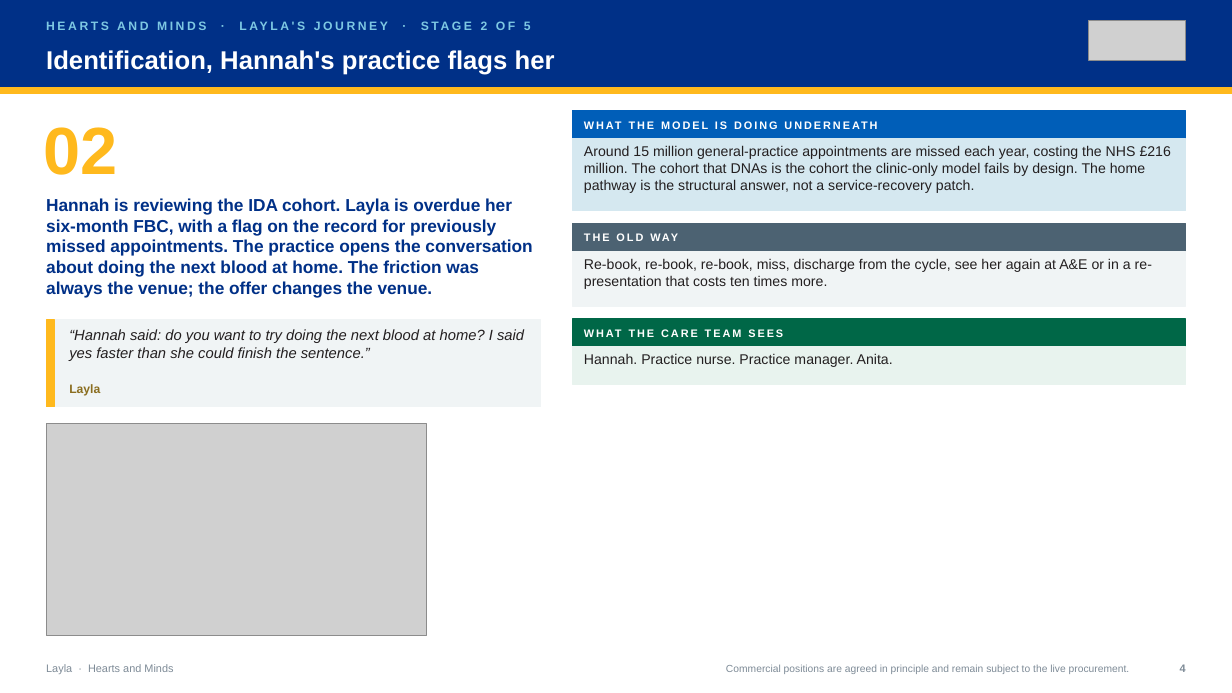
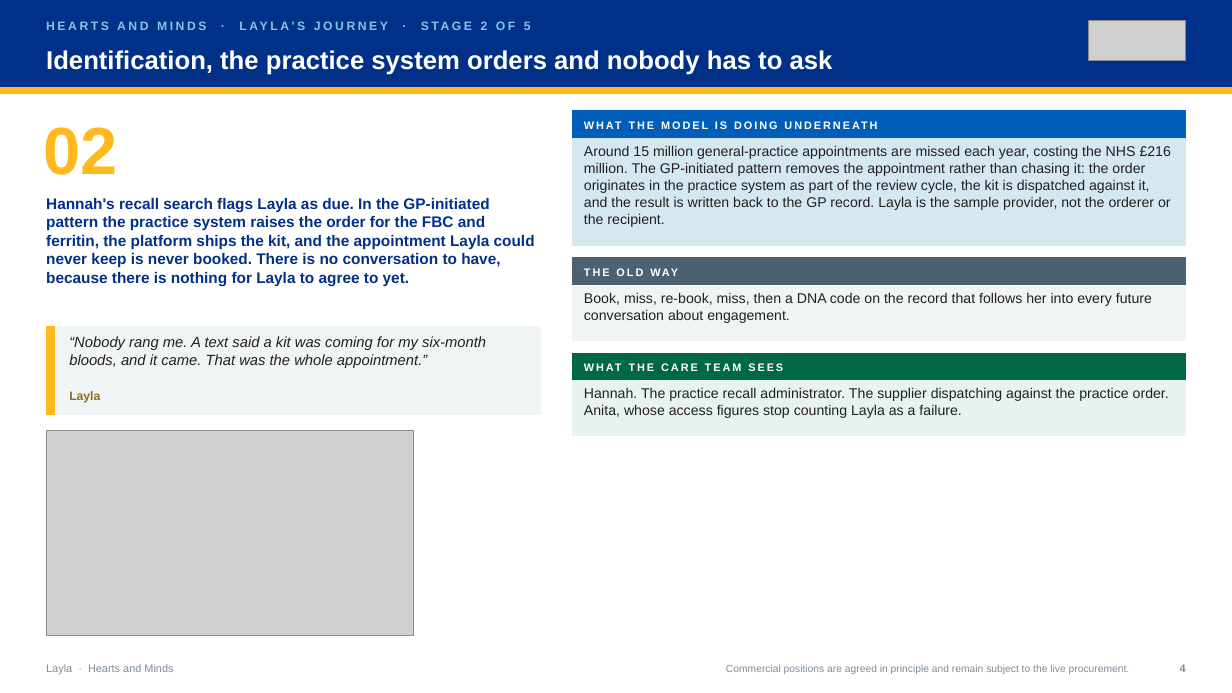
Before and after one commit to ScottEason1967/dtx-ecosystem, a slide deck: slide 4 of hearts-and-minds/journey-decks/hm-journey-layla-v1.pptx. Drawn at 1232x693 pixels with LibreOffice and Linux fonts; fonts in the diff are those of the drawing; grey boxes stand for pictures. Boxes give left, top, right and bottom in pixels: in the first picture for what was removed or moved away, otherwise in the second. Text is boxed around its words. In the diff, an @@ line names an element or a change of style, - is before the commit and + after.

```diff
--- a/hearts-and-minds/journey-decks/hm-journey-layla-v1.pptx
+++ b/hearts-and-minds/journey-decks/hm-journey-layla-v1.pptx
@@ text at <box>46,50,833,75</box>: text changed @@
-Identification, Hannah's practice flags her
+Identification, the practice system orders and nobody has to ask
@@ rectangle: place and size @@
-rectangle at <box>573,139,1186,211</box>
+rectangle at <box>573,139,1186,245</box>
@@ text at <box>584,145,1171,227</box>: text changed @@
-Around 15 million general-practice appointments are missed each year, costing the NHS £216 million. The cohort that DNAs is the cohort the clinic-only model fails by design. The home pathway is the structural answer, not a service-recovery patch.
+Around 15 million general-practice appointments are missed each year, costing the NHS £216 million. The GP-initiated pattern removes the appointment rather than chasing it: the order originates in the practice system as part of the review cycle, the kit is dispatched against it, and the result is written back to the GP record. Layla is the sample provider, not the orderer or the recipient.
@@ text at <box>46,198,535,286</box>: text changed; size 13.5 to 12 pt @@
-Hannah is reviewing the IDA cohort. Layla is overdue her six-month FBC, with a flag on the record for previously missed appointments. The practice opens the conversation about doing the next blood at home. The friction was always the venue; the offer changes the venue.
+Hannah's recall search flags Layla as due. In the GP-initiated pattern the practice system raises the order for the FBC and ferritin, the platform ships the kit, and the appointment Layla could never keep is never booked. There is no conversation to have, because there is nothing for Layla to agree to yet.
@@ text at <box>584,292,1152,323</box>: text changed @@
-Re-book, re-book, re-book, miss, discharge from the cycle, see her again at A&E or in a re-presentation that costs ten times more.
+Book, miss, re-book, miss, then a DNA code on the record that follows her into every future conversation about engagement.
@@ rectangle: place and size @@
-rectangle at <box>46,320,541,407</box>
+rectangle at <box>46,327,541,414</box>
@@ rectangle: place and size @@
-rectangle at <box>46,320,55,407</box>
+rectangle at <box>46,327,55,414</box>
@@ text at <box>69,336,486,368</box>: text changed @@
-“Hannah said: do you want to try doing the next blood at home? I said yes faster than she could finish the sentence.”
+“Nobody rang me. A text said a kit was coming for my six-month bloods, and it came. That was the whole appointment.”
@@ 3 rectangles, 2 texts: place and size @@
-3 rectangles, 2 texts at <box>573,224,1186,347</box>
+3 rectangles, 2 texts at <box>573,258,1186,381</box>
@@ text "Layla": place and size @@
-text "Layla" at <box>69,384,100,396</box>
+text "Layla" at <box>69,391,100,403</box>
@@ rectangle: place and size @@
-rectangle at <box>573,347,1186,384</box>
+rectangle at <box>573,381,1186,435</box>
@@ text at <box>584,387,1169,418</box>: text changed @@
-Hannah. Practice nurse. Practice manager. Anita.
+Hannah. The practice recall administrator. The supplier dispatching against the practice order. Anita, whose access figures stop counting Layla as a failure.
@@ picture: place and size @@
-picture at <box>46,423,426,636</box>
+picture at <box>46,431,414,636</box>
```
Also in this commit, not shown: 7 other slides changed, 25 other files.
